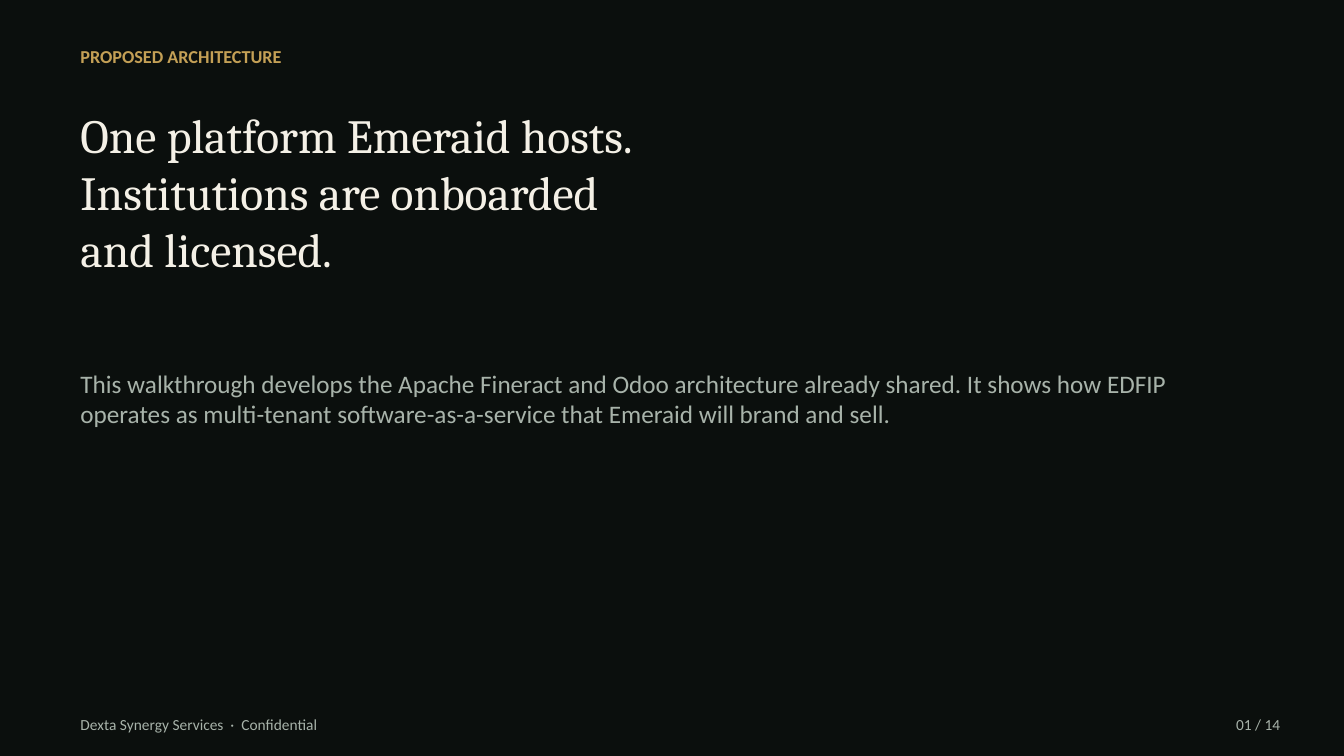
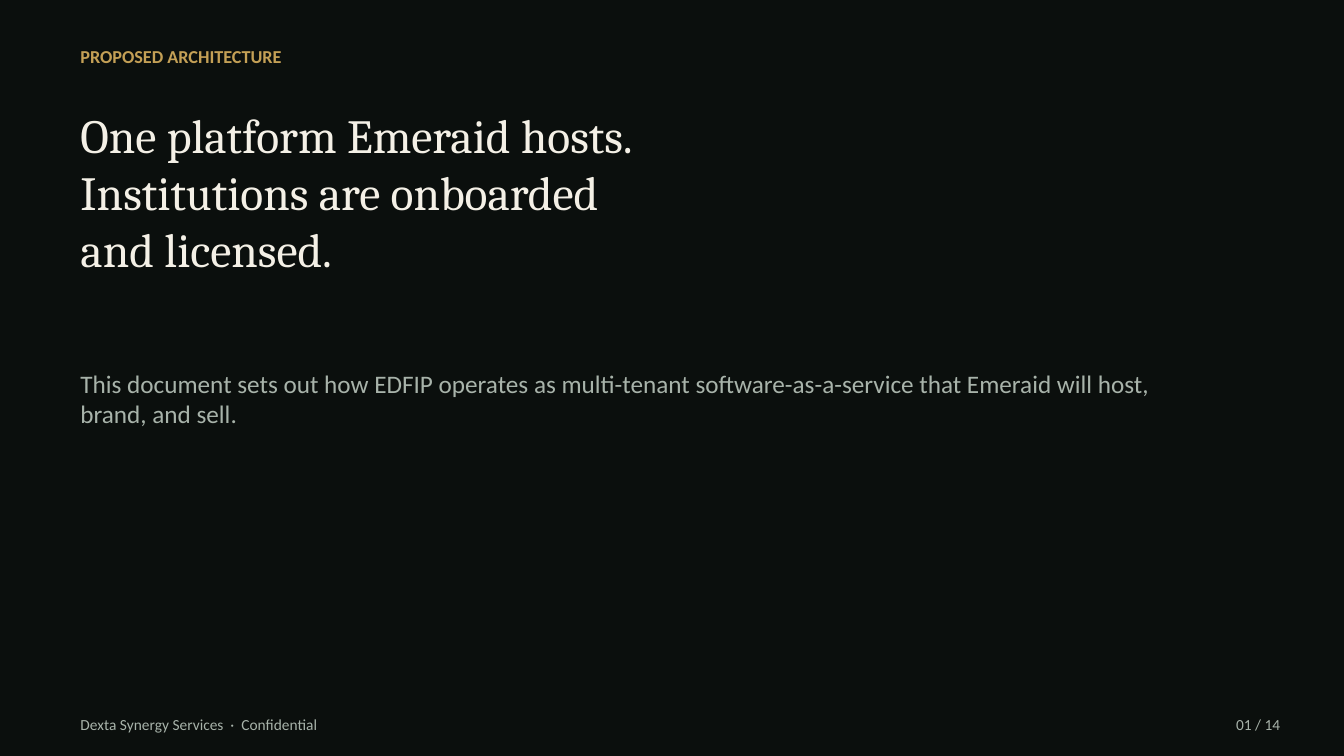
Before and after one commit to hanson1997/test, a slide deck: slide 1 of edfip-screening/architecture/EDFIP_Architecture_Dexta.pptx. Drawn at 1344x756 pixels with LibreOffice and Linux fonts; fonts in the diff are those of the drawing. Boxes give left, top, right and bottom in pixels: in the first picture for what was removed or moved away, otherwise in the second. Text is boxed around its words. In the diff, an @@ line names an element or a change of style, - is before the commit and + after.

```diff
--- a/edfip-screening/architecture/EDFIP_Architecture_Dexta.pptx
+++ b/edfip-screening/architecture/EDFIP_Architecture_Dexta.pptx
@@ text at (x1=80, y1=375, x2=1149, y2=426): text changed @@
-This walkthrough develops the Apache Fineract and Odoo architecture already shared. It shows how EDFIP operates as multi-tenant software-as-a-service that Emeraid will brand and sell.
+This document sets out how EDFIP operates as multi-tenant software-as-a-service that Emeraid will host, brand, and sell.
```
Also in this commit, not shown: 1 other slide changed, 5 other files.
